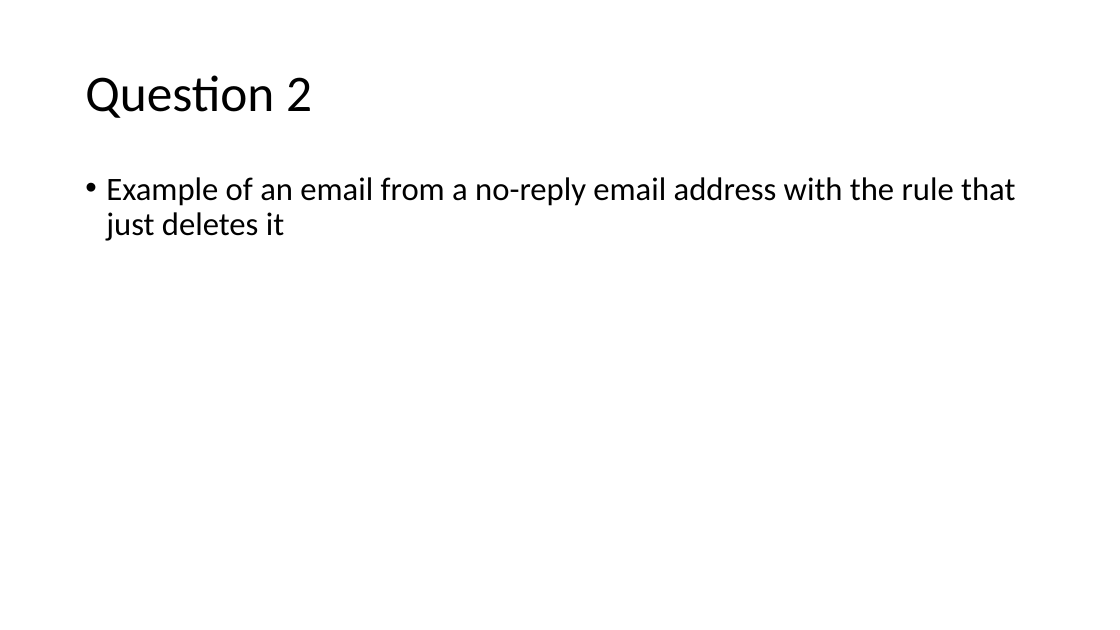
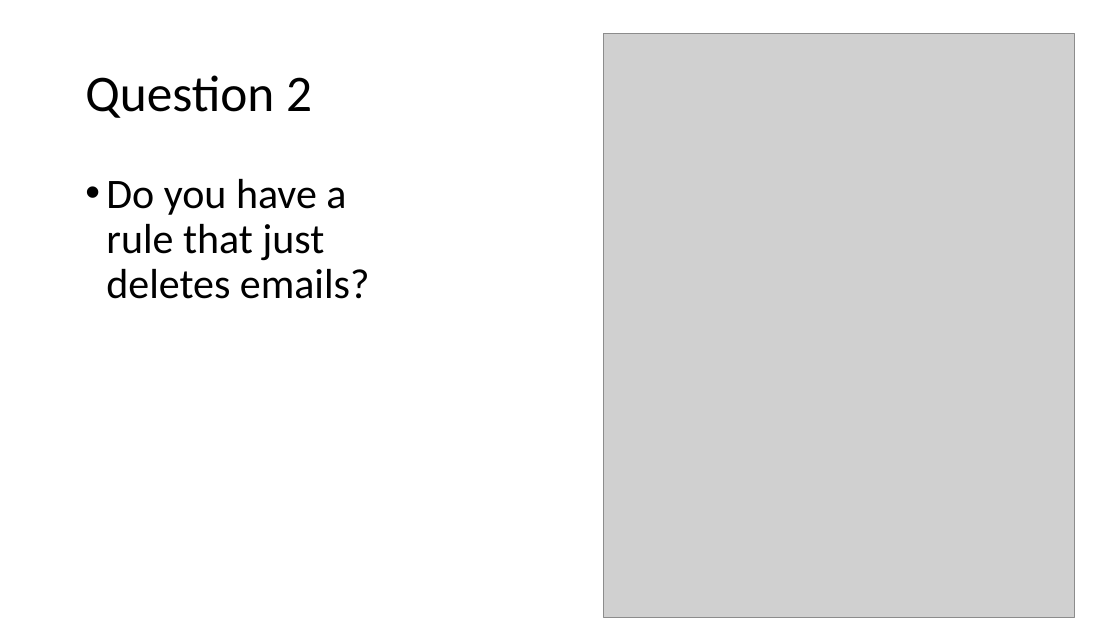
Before and after one commit to ryancheley/dcus-2024, a slide deck: slide 52 of Presentation.pptx (slide 46 before the commit). Drawn at 1120x630 pixels with LibreOffice and Linux fonts; fonts in the diff are those of the drawing; grey boxes stand for pictures. Boxes give left, top, right and bottom in pixels: in the first picture for what was removed or moved away, otherwise in the second. Text is boxed around its words. In the diff, an @@ line names an element or a change of style, - is before the commit and + after.

```diff
--- a/Presentation.pptx
+++ b/Presentation.pptx
@@ picture added at [603, 34, 1074, 618] @@
@@ text at [106, 179, 370, 299]: text changed; size 28 to 36 pt @@
-• Example of an email from a no-reply email address with the rule that just deletes it
+• Do you have a rule that just deletes emails?
```
Also in this commit, not shown: 36 other slides changed, 13 slides added, 5 slides removed, 4 other files.
